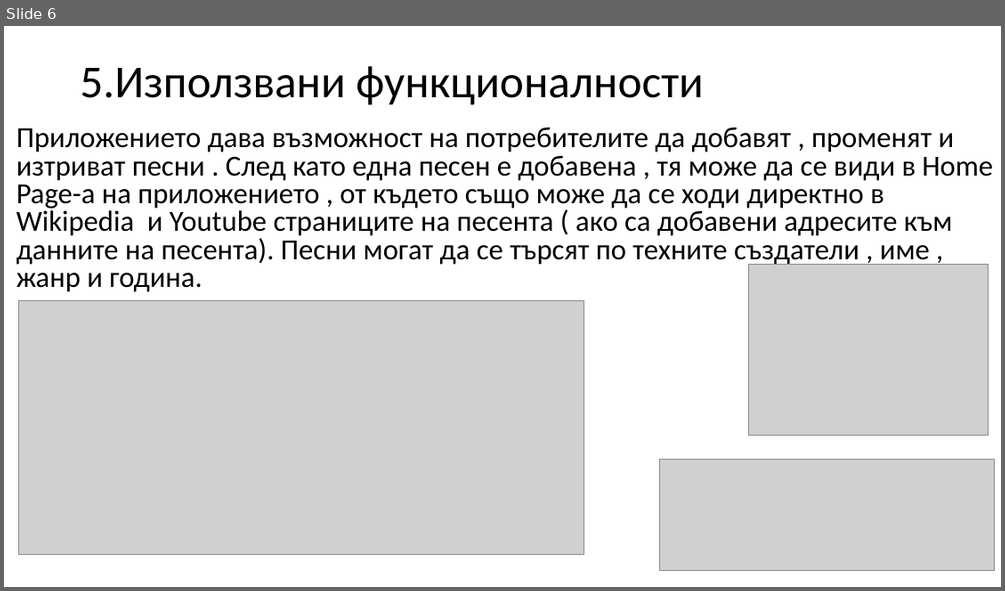
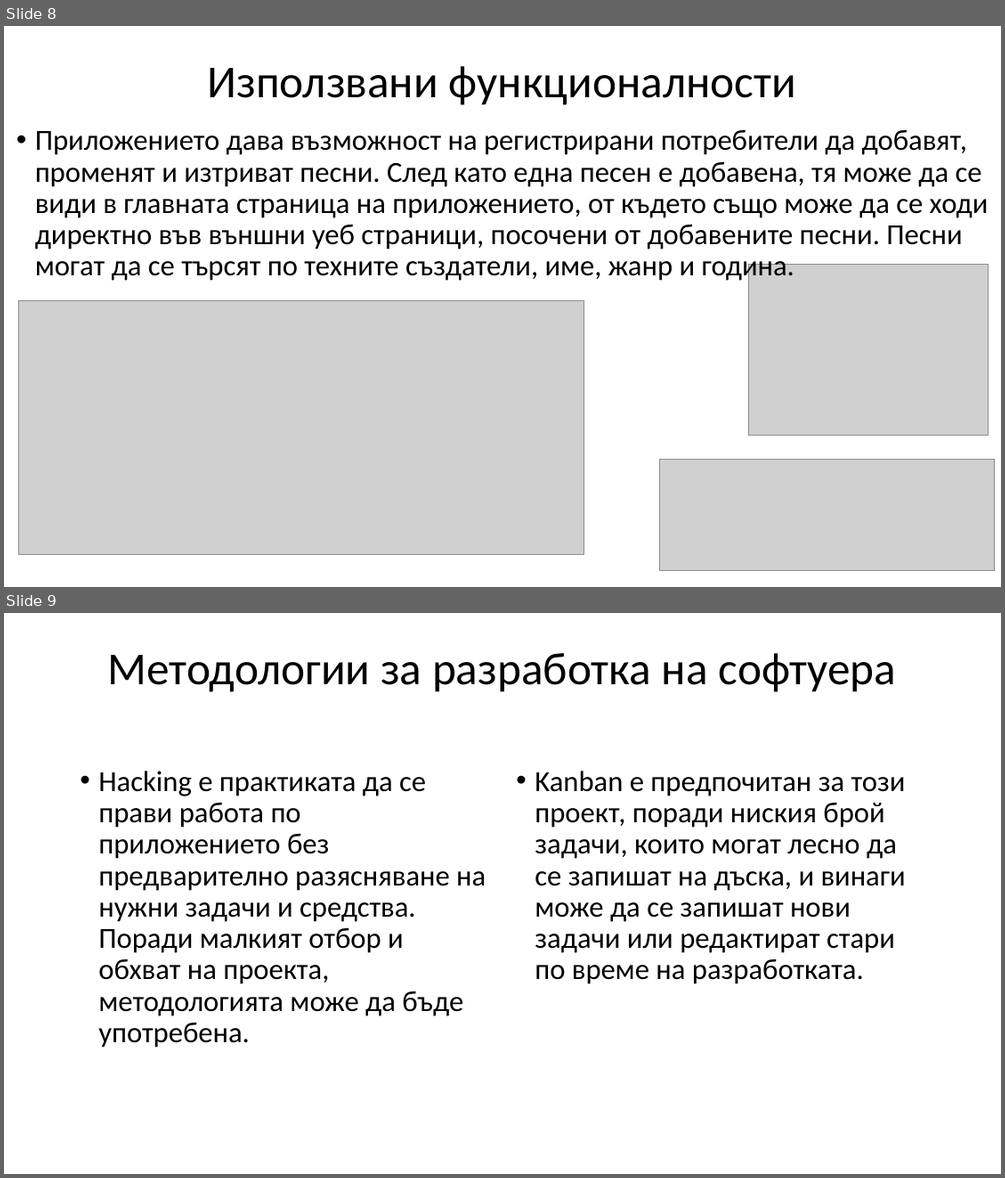
Before and after one commit to YovoTWW/MusicAppRepository, a slide deck: ТУ ВАРНА Music App Presentation.pptx. Shown one above the other, each under a label of ours: slide 6 before the commit, slides 8 and 9 after it. The pictures are 1005x591 and 1005x1178 pixels, drawn with LibreOffice and Linux fonts; fonts in the diff are those of the drawing; grey boxes stand for pictures. Boxes give left, top, right and bottom in pixels: in the first picture for what was removed or moved away, otherwise in the second. Text is boxed around its words. In the diff, an @@ line names an element or a change of style, - is before the commit and + after.

```diff
--- a/ТУ ВАРНА Music App Presentation.pptx
+++ b/ТУ ВАРНА Music App Presentation.pptx
@@ slide 9 added at [4,613,1001,1174], background #FFFFFF @@
@@ title added at [108,653,897,692], 44 pt, text #000000 @@
+Методологии за разработка на софтуера
@@ text added at [98,771,485,1047], 28 pt, text #000000 @@
+• Hacking е практиката да се прави работа по приложението без предварително разясняване на нужни задачи и средства. Поради малкият отбор и обхват на проекта, методологията може да бъде употребена.
@@ text added at [534,771,906,984], 28 pt, text #000000 @@
+• Kanban е предпочитан за този проект, поради ниския брой задачи, които могат лесно да се запишат на дъска, и винаги може да се запишат нови задачи или редактират стари по време на разработката.
@@ what was slide 6 is now slide 8 @@
@@ slide 8 changed as well @@
@@ title at [208,66,797,105]: text changed @@
-5.Използвани функционалности
+Използвани функционалности
@@ text at [35,129,988,283]: text changed @@
-Приложението дава възможност на потребителите да добавят , променят и изтриват песни . След като една песен е добавена , тя може да се види в Home Page-а на приложението , от където също може да се ходи директно в Wikipedia и Youtube страниците на песента ( ако са добавени адресите към данните на песента). Песни могат да се търсят по техните създатели , име , жанр и година.
+• Приложението дава възможност на регистрирани потребители да добавят, променят и изтриват песни. След като една песен е добавена, тя може да се види в главната страница на приложението, от където също може да се ходи директно във външни уеб страници, посочени от добавените песни. Песни могат да се търсят по техните създатели, име, жанр и година.
```
Also in this commit, not shown: 8 other slides changed, 2 other slides added, 1 slide removed, 1 other file.
